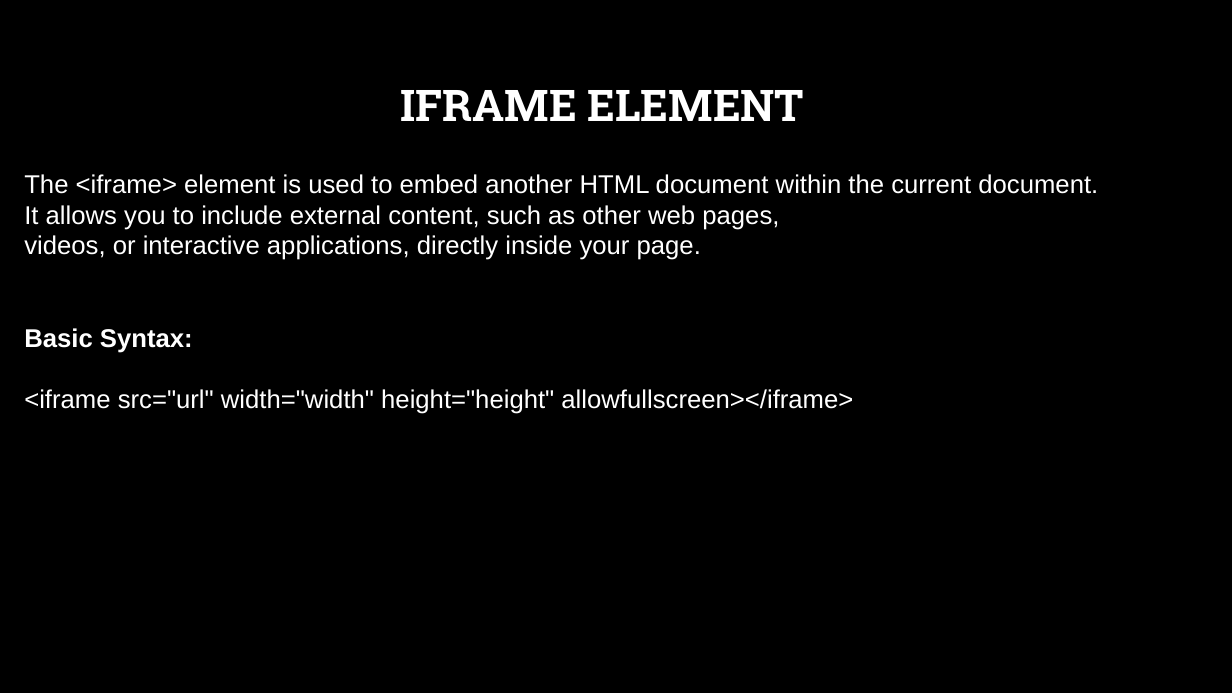
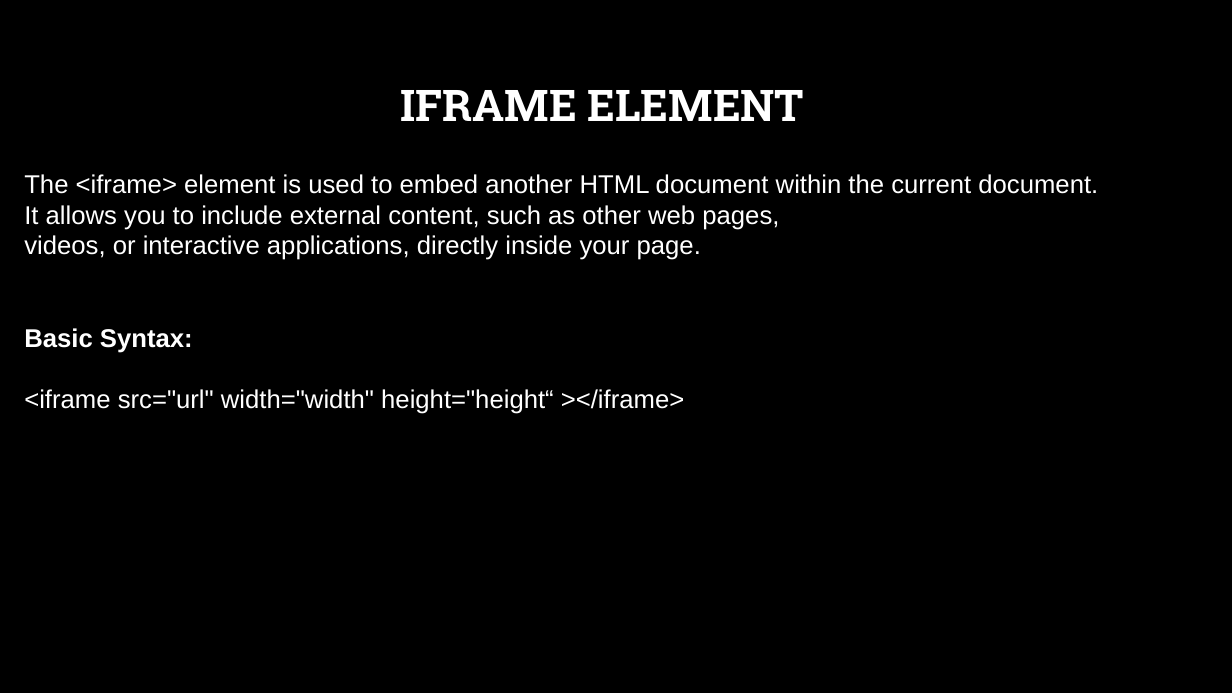
Before and after one commit to onkarbhawar111/18-Mar, a slide deck: slide 28 of HTML PPT.pptx (slide 29 before the commit). Drawn at 1232x693 pixels with LibreOffice and Linux fonts; fonts in the diff are those of the drawing; background and template pictures are left out. Boxes give left, top, right and bottom in pixels: in the first picture for what was removed or moved away, otherwise in the second. Text is boxed around its words. In the diff, an @@ line names an element or a change of style, - is before the commit and + after.

```diff
--- a/HTML PPT.pptx
+++ b/HTML PPT.pptx
@@ text at <box>24,389,684,414</box>: text changed @@
-<iframe src="url" width="width" height="height" allowfullscreen></iframe>
+<iframe src="url" width="width" height="height“ ></iframe>
```
Also in this commit, not shown: 4 other slides changed, 1 slide removed, 2 other files.
